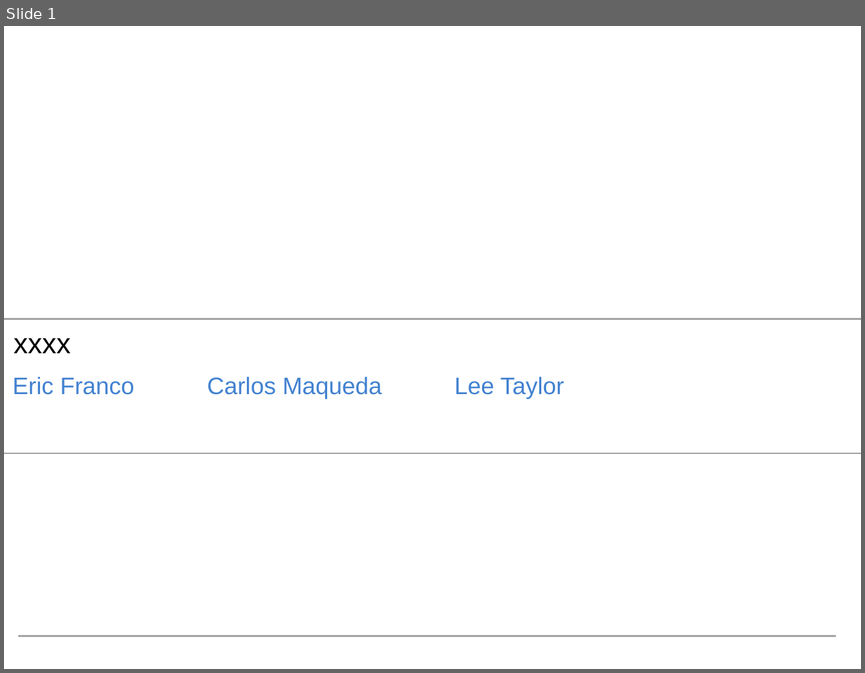
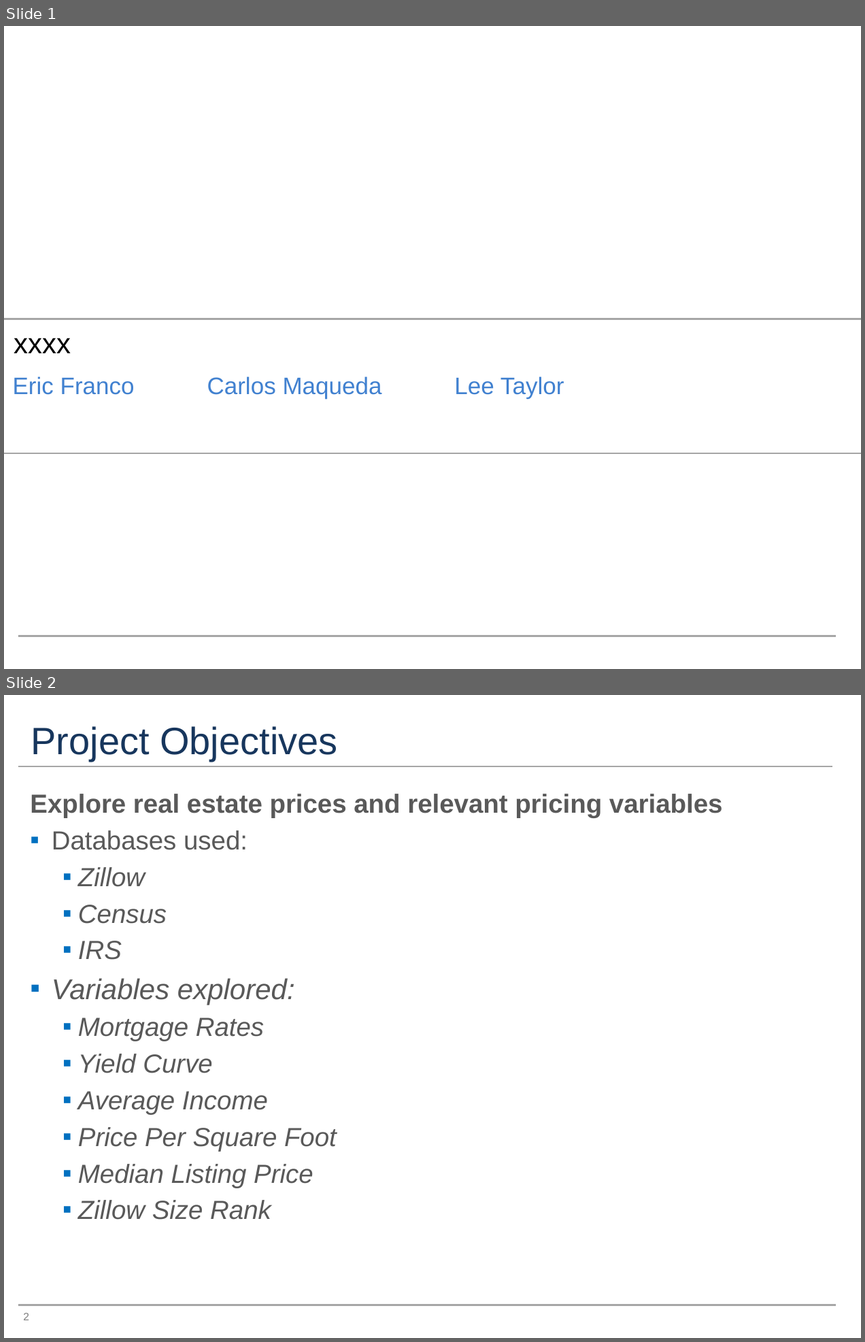
Before and after one commit to francoe/project_3, a slide deck: project_3_presentation.pptx. Shown one above the other, each under a label of ours: slide 1 before the commit, slides 1 and 2 after it. The pictures are 865x673 and 865x1342 pixels, drawn with LibreOffice and Linux fonts; fonts in the diff are those of the drawing. Boxes give left, top, right and bottom in pixels: in the first picture for what was removed or moved away, otherwise in the second. Text is boxed around its words. In the diff, an @@ line names an element or a change of style, - is before the commit and + after.

```diff
--- a/project_3_presentation.pptx
+++ b/project_3_presentation.pptx
@@ slide 2 added at [4,695,861,1338], background #FFFFFF; not listed: 1 template element that a slide beside it also shows @@
@@ title added at [31,726,337,762], 32 pt, text #17365D @@
+Project Objectives
@@ line added from (18, 766) to (832, 766), #A6A6A6 1.5 pt @@
@@ text added at [30,794,723,1219], 22 pt, text #595959, italic @@
+Explore real estate prices and relevant pricing variables
+▪ Databases used:
+  ▪ Zillow
+  ▪ Census
+  ▪ IRS
+▪ Variables explored:
+  ▪ Mortgage Rates
+  ▪ Yield Curve
+  ▪ Average Income
+  ▪ Price Per Square Foot
+  ▪ Median Listing Price
+  ▪ Zillow Size Rank
@@ page number added at [23,1312,29,1320], 9 pt, text #808080 @@
+2
```
Also in this commit, not shown: 1 slide changed, 6 other slides added, 3 slides removed, 1 other file.
